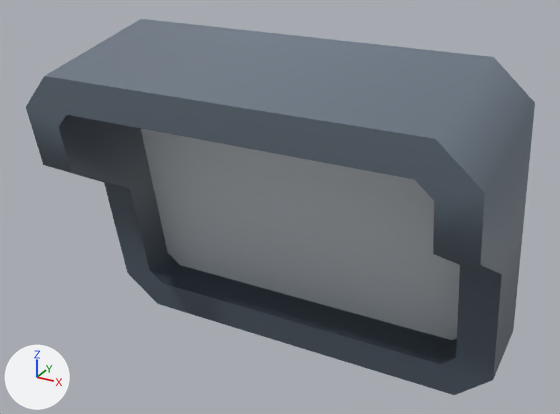
The glTF model client/public/assets/kenney-station/display-wall-wide.glb: old version first, new version second.
Rendered twice from a 50 mm lens placed at (0.459, -0.928, 0.659), pointed at (-0.017, -0.061, 0.225). Lighting does not change. The marker at lower left points along +X, +Y and +Z. The older version comes first. Where no turn or scale is listed for an object, it has been applied to the vertices. Vertices at exactly the same position are counted once.

Script lines for the objects in view, before the commit:
```python
me_display_wall_wide = bpy.data.meshes.new('display-wall-wide')
me_display_wall_wide.from_pydata(...)  # 56 vertices, 96 faces; spans x -0.3..0.3, y -0.192..0.192, z -0.23..0.23
me_display_wall_wide.materials.append(mat_defaultmaterial)
ob_display_wall_wide = bpy.data.objects.new('display-wall-wide', me_display_wall_wide)
ob_display_wall_wide.location = (0.0, -0.049, 0.23)
```
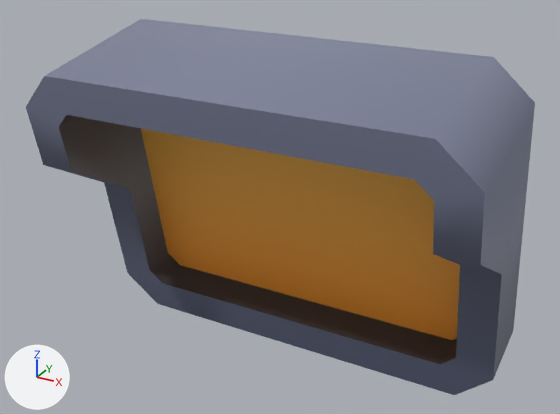
Where the change shows, as pixel boxes [x1, y1, x2, y2] in the pictures (560 x 414 px):
part 1 of me_display_wall_wide, recoloured
    both: [26, 19, 535, 365]
part 2 of me_display_wall_wide, recoloured
    both: [59, 115, 457, 365]

What changed in the scene script:
```text
Change me_display_wall_wide:
    where me_display_wall_wide.from_pydata(...)  # 56 vertices, 96 faces; spans x -0.3..0.3, y -0.192..0.192, z -0.23..0.23
    used by ob_display_wall_wide; location = (0.0, -0.049, 0.23)
    me_display_wall_wide part 1: 76 faces centred in x -0.3..0.3, y -0.189..0.192, z -0.224..0.217 are repainted in the vertex colours; the middle colour goes from greyish blue #697682 to greyish blue #7a7f97
    me_display_wall_wide part 2: 20 faces centred in x -0.25..0.25, y -0.133..0.017, z -0.178..0.162 are repainted in the vertex colours; the middle colour goes from dark blue #38444f to dark grey #3f3f46
```
